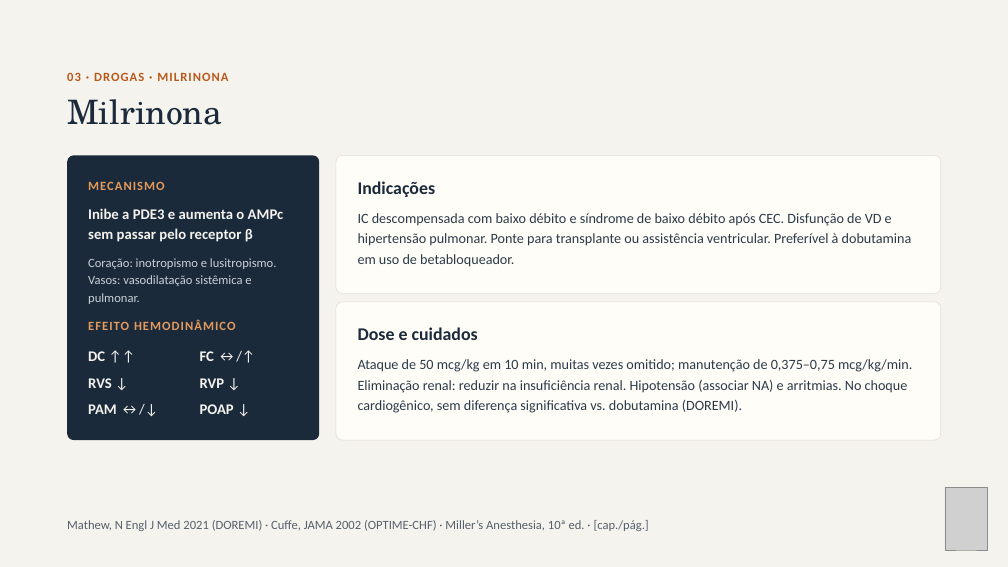
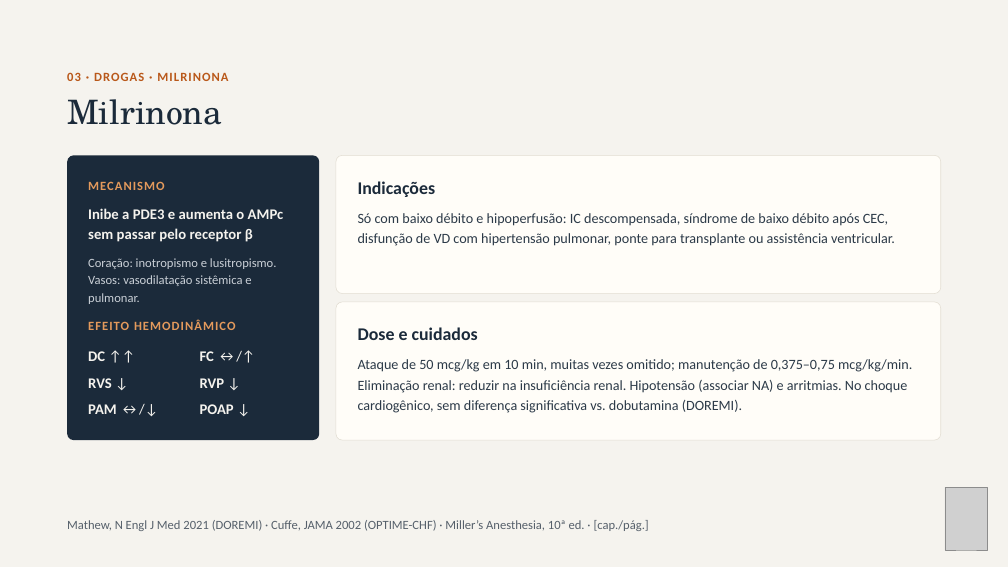
Before and after one commit to brunomoraesdubois-bit/Bruno, a slide deck: slide 9 of apresentacao/Aminas_Vasoativas.pptx. Drawn at 1008x567 pixels with LibreOffice and Linux fonts; fonts in the diff are those of the drawing; grey boxes stand for pictures. Boxes give left, top, right and bottom in pixels: in the first picture for what was removed or moved away, otherwise in the second. Text is boxed around its words. In the diff, an @@ line names an element or a change of style, - is before the commit and + after.

```diff
--- a/apresentacao/Aminas_Vasoativas.pptx
+++ b/apresentacao/Aminas_Vasoativas.pptx
@@ text at bbox=[358, 213, 895, 246]: text changed @@
-IC descompensada com baixo débito e síndrome de baixo débito após CEC. Disfunção de VD e hipertensão pulmonar. Ponte para transplante ou assistência ventricular. Preferível à dobutamina em uso de betabloqueador.
+Só com baixo débito e hipoperfusão: IC descompensada, síndrome de baixo débito após CEC, disfunção de VD com hipertensão pulmonar, ponte para transplante ou assistência ventricular.
```
Also in this commit, not shown: 7 other slides changed, 1 slide added, 16 other files.
